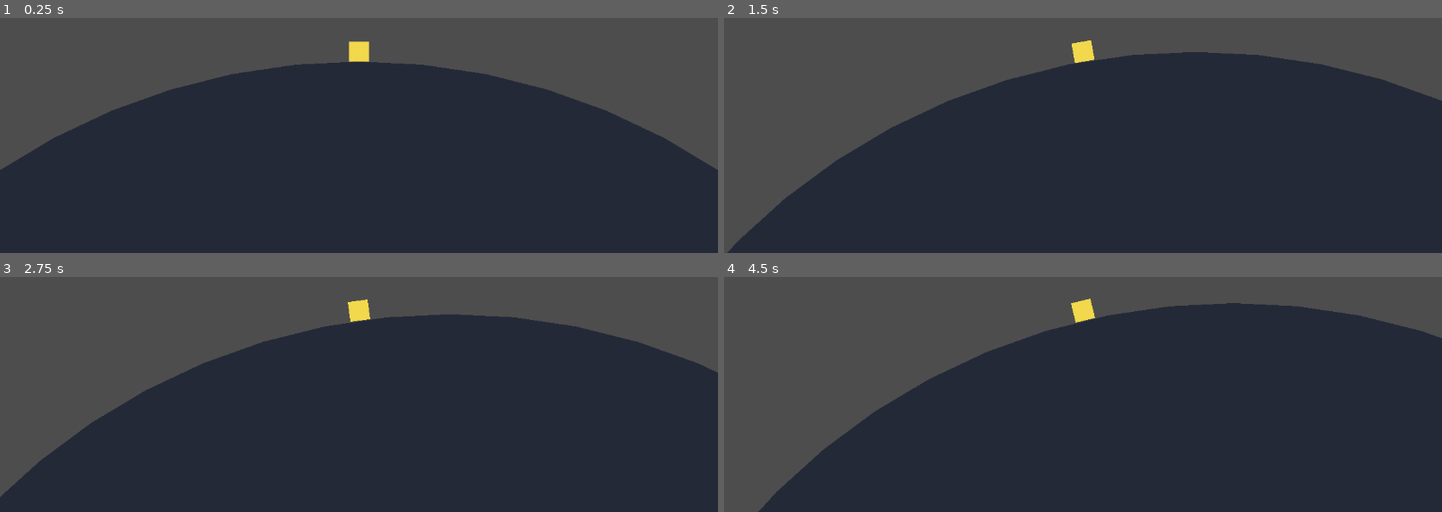
Above: before the commit, frames 1-4 (two rows, left to right).
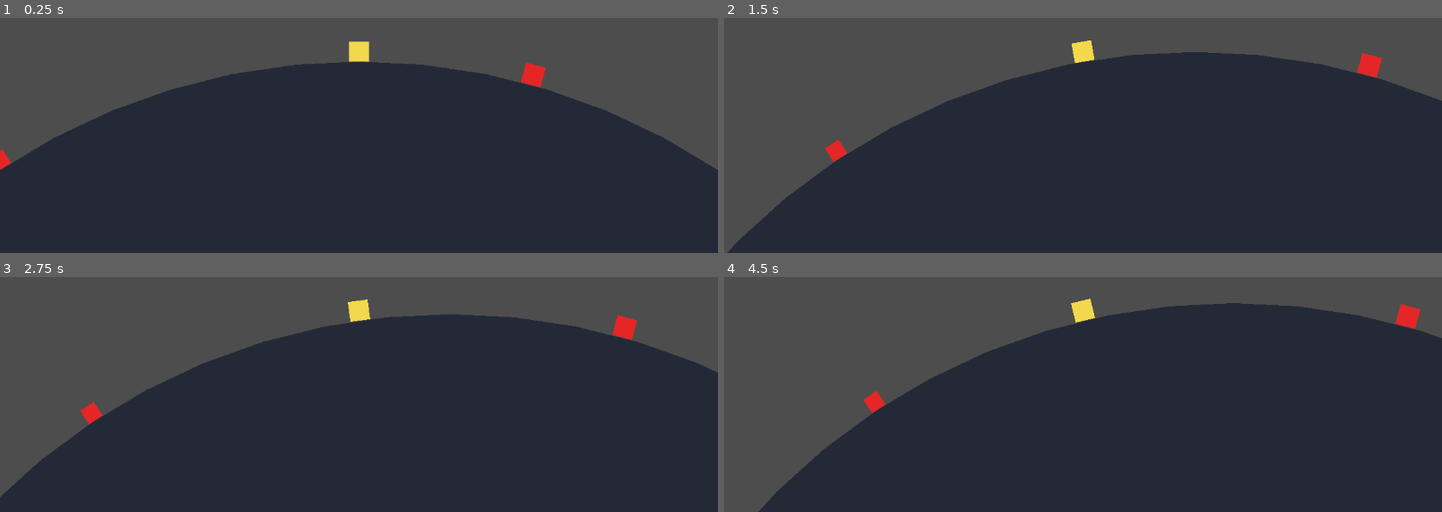
Above: after the commit, the same moments.

Repository: nikita-leonov/gravity
Game: Godot game, scene res://scenes/main.tscn
Two runs of this game, one before a commit and one after it. Both use one fixed random seed, a clock stepped at 60 frames per second and the inputs below.
Inputs:
- Up to frame 1 (0.25 s): no input
- Up to frame 2 (1.5 s): tap Enter (ui_accept) at 0.5, 0.77 s; hold Right (ui_right) 0.53-1.28 s; hold Left (ui_left) from 1.28 s (still down)
- Up to frame 3 (2.75 s): tap Enter (ui_accept) at 1.52 s; release Left (ui_left) at 2.03 s; hold Right (ui_right) from 2.03 s (still down)
- Up to frame 4 (4.5 s): tap Enter (ui_accept) at 3.02, 3.77 s; release Right (ui_right) at 3.53 s; hold Left (ui_left) from 3.53 s (still down)

The runs differ from the first frame. In frame 1, 0.3% of the frame differs, in the area x 0-77%, y 18-65%; in frame 2, 0.4%; in frame 3, 0.4%; in frame 4, 0.4%, in the area x 19-97%, y 11-59%.

Commit message:
Add surface obstacles

Diff:
--- a/scenes/main.tscn
+++ b/scenes/main.tscn
@@ -9,4 +9,6 @@
 
 [node name="Planet" parent="." instance=ExtResource("1_hmp8p")]
 
+[node name="Obstacles" type="Node2D" parent="."]
+
 [node name="Player" parent="." instance=ExtResource("2_5m64q")]
--- /dev/null
+++ b/scenes/obstacle.tscn
@@ -0,0 +1,8 @@
+[gd_scene load_steps=2 format=3]
+
+[ext_resource type="Script" path="res://scripts/obstacle.gd" id="1_3mkgx"]
+
+[node name="Obstacle" type="Node2D"]
+	script = ExtResource("1_3mkgx")
+
+[node name="Polygon2D" type="Polygon2D" parent="."]
--- a/scripts/main.gd
+++ b/scripts/main.gd
@@ -2,9 +2,14 @@
 
 @export var surface_fraction: float = 0.33
 @export var planet_radius_scale: float = 0.9
+@export var obstacle_count: int = 6
+@export var obstacle_size_range: Vector2 = Vector2(18.0, 34.0)
 
 @onready var planet = $Planet
 @onready var player = $Player
+@onready var obstacles = $Obstacles
+
+var obstacle_scene := preload("res://scenes/obstacle.tscn")
 
 func _ready() -> void:
 	_update_layout()
@@ -25,6 +30,33 @@
 	planet.set_planet(center, radius)
 	player.planet_center = center
 	player.planet_radius = radius
+	_spawn_obstacles(center, radius)
 
 	var spawn_direction = Vector2(0.0, -1.0)
 	player.global_position = center + spawn_direction * (radius + player.radius)
+
+func _spawn_obstacles(center: Vector2, radius: float) -> void:
+	if obstacles == null:
+		return
+
+	for child in obstacles.get_children():
+		child.queue_free()
+
+	var rng = RandomNumberGenerator.new()
+	rng.randomize()
+	var count = max(obstacle_count, 0)
+	var min_size = min(obstacle_size_range.x, obstacle_size_range.y)
+	var max_size = max(obstacle_size_range.x, obstacle_size_range.y)
+
+	for i in range(count):
+		var obstacle = obstacle_scene.instantiate()
+		obstacles.add_child(obstacle)
+
+		var size = rng.randf_range(min_size, max_size)
+		if obstacle.has_method("set_size"):
+			obstacle.call("set_size", size)
+
+		var angle = rng.randf_range(0.0, TAU)
+		var direction = Vector2.RIGHT.rotated(angle)
+		obstacle.global_position = center + direction * (radius + size * 0.5)
+		obstacle.rotation = direction.angle() + PI * 0.5
--- /dev/null
+++ b/scripts/obstacle.gd
@@ -0,0 +1,23 @@
+extends Node2D
+
+@export var size: float = 24.0
+@export var color: Color = Color(0.9, 0.15, 0.15)
+
+func _ready() -> void:
+	_update_visual()
+
+func set_size(new_size: float) -> void:
+	size = new_size
+	_update_visual()
+
+func _update_visual() -> void:
+	var polygon = $Polygon2D
+	if polygon == null:
+		return
+	polygon.color = color
+	polygon.polygon = PackedVector2Array([
+		Vector2(-size * 0.5, -size * 0.5),
+		Vector2(size * 0.5, -size * 0.5),
+		Vector2(size * 0.5, size * 0.5),
+		Vector2(-size * 0.5, size * 0.5)
+	])
